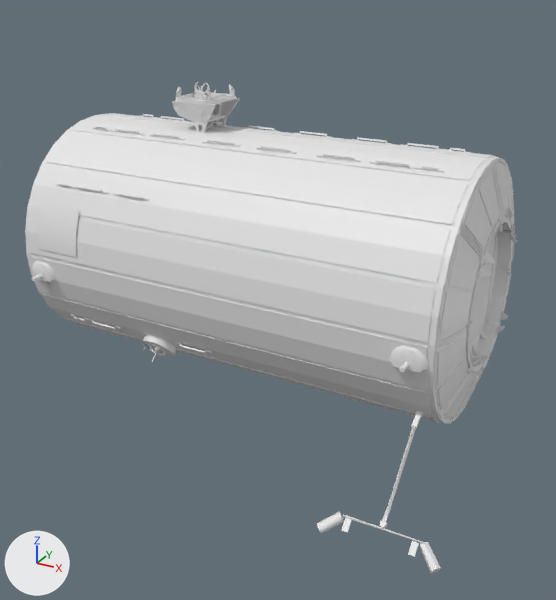
The FBX model Mesh/iss_destiny.fbx, before and after one commit.
Before and after are seen from a 50 mm camera at (4.09, -7.72, 3.45) aimed at (-0.04, -0.2, -0.3). Lighting does not change. The marker at lower left points along +X, +Y and +Z. Where no turn or scale is listed for an object, it has been applied to the vertices.

The first picture shows 'Pinces.001', 'Unity', 'antenna', 'col', 'destiny-ext'.
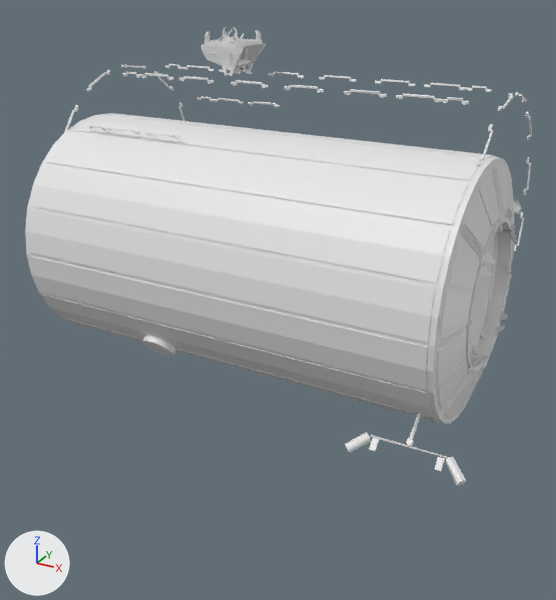
The change in detail:
Object 'destiny-ext' (ob_destiny_ext) moves from (-0.46, 0.02, 0.47) to (-0.46, 0.66, 1.05).
Object 'antenna' (ob_antenna) moves from (-0.46, 0.03, 0.47) to (-0.46, 0.66, 1.05).

Pixel boxes (x1, y1, x2, y2) of what changed, in the pictures (556 x 600 px):
'destiny-ext', moved
    before: (28, 82, 513, 428)
    after: (64, 27, 532, 351)
'antenna', moved
    before: (317, 427, 441, 573)
    after: (345, 411, 467, 486)
